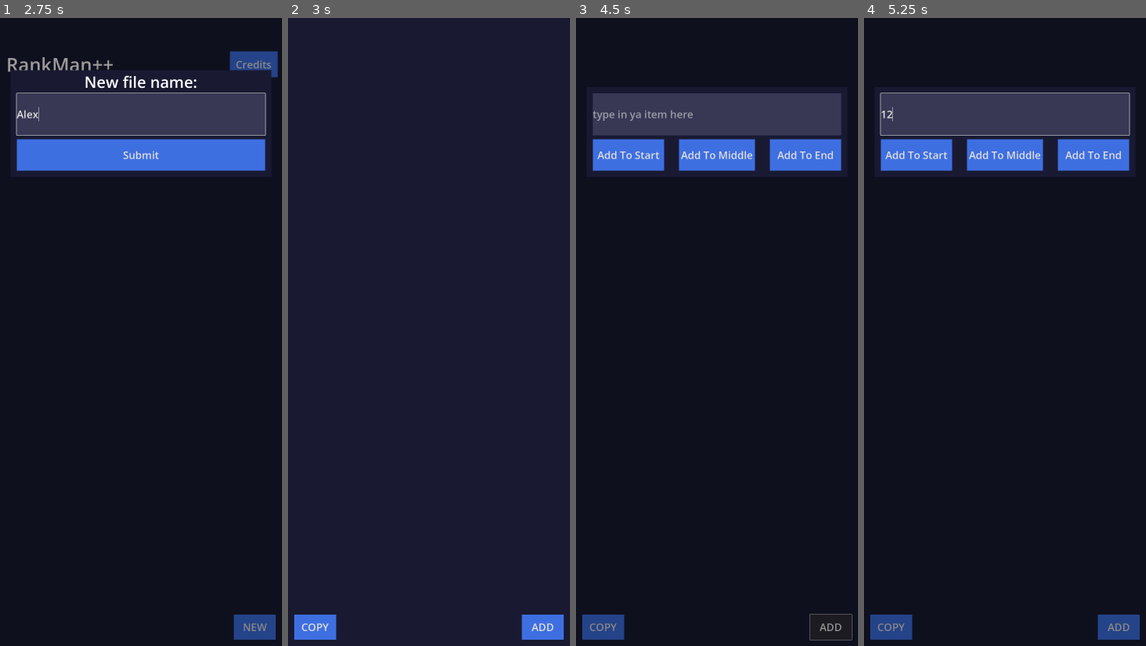
Above: before the commit, frames 1-4 (left to right).
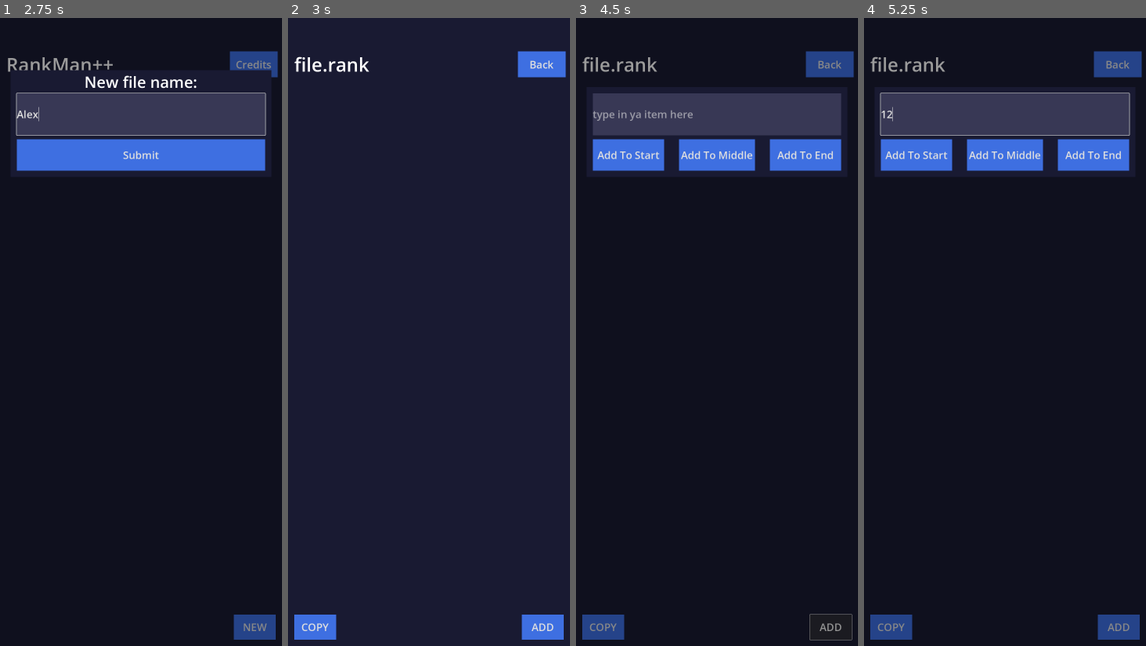
Above: after the commit, the same moments.

Repository: POtOSoftware/rankmanplusplus
Game: Godot game, scene res://Scenes/FilePicker/FilePicker.tscn
Two runs of this game, one before a commit and one after it. Both use one fixed random seed, a clock stepped at 60 frames per second and the inputs below.
Inputs (mouse positions are in pixels of both pictures, inside the frame that each line leads up to):
- Up to frame 1 (2.75 s): click "NEW" at 0.5 s; click (141, 112) at 1.27 s; type "Alex" at 1.35 s; click "NEW" at 2 s
- Up to frame 2 (3 s): click "Submit" at 2.75 s
- Up to frame 3 (4.5 s): click (829, 61) at 3.5 s, where only the run after the commit has a clickable "Back"; click "ADD" at 4.25 s
- Up to frame 4 (5.25 s): click (1005, 112) at 5.02 s; type "12" at 5.1 s

Frame 1 is identical in both runs. In frame 2, 1.0% of the frame differs, in the area x 2-99%, y 5-10%; in frame 3, 1.0%; in frame 4, 1.0%.

Commit message:
add back button

Diff:
--- a/Scenes/ListScene/ListScene.tscn
+++ b/Scenes/ListScene/ListScene.tscn
@@ -13,6 +13,31 @@
 grow_vertical = 2
 theme = ExtResource("1_m5n2d")
 script = ExtResource("1_e60dm")
+
+[node name="WorkingFIleName" type="Label" parent="."]
+layout_mode = 1
+anchors_preset = 10
+anchor_right = 1.0
+offset_left = 24.0
+offset_top = 128.0
+offset_right = -200.0
+offset_bottom = 227.0
+grow_horizontal = 2
+theme_override_font_sizes/font_size = 72
+text = "file.rank"
+vertical_alignment = 1
+
+[node name="BackButton" type="Button" parent="."]
+layout_mode = 1
+anchors_preset = 1
+anchor_left = 1.0
+anchor_right = 1.0
+offset_left = -200.0
+offset_top = 128.0
+offset_right = -17.0
+offset_bottom = 227.0
+grow_horizontal = 0
+text = "Back"
 
 [node name="ScrollContainer" type="ScrollContainer" parent="."]
 clip_contents = false
@@ -99,6 +124,7 @@
 grow_vertical = 0
 text = "COPY"
 
+[connection signal="pressed" from="BackButton" to="." method="_on_back_button_pressed"]
 [connection signal="reordered" from="ScrollContainer/VBoxContainer" to="." method="_on_v_box_container_reordered"]
 [connection signal="sort_children" from="ScrollContainer/VBoxContainer" to="ScrollContainer/VBoxContainer" method="_on_sort_children"]
 [connection signal="pressed" from="TestLists/Test1" to="." method="_on_test_1_pressed"]
--- a/Scenes/ListScene/list_scene.gd
+++ b/Scenes/ListScene/list_scene.gd
@@ -16,6 +16,14 @@
 func _exit_tree() -> void:
 	AppManager.list_container = null
 
+func _notification(what: int) -> void:
+	if what == NOTIFICATION_WM_GO_BACK_REQUEST:
+		back_to_file_picker()
+
+func back_to_file_picker() -> void:
+	AppManager.save_main_list_to_file(AppManager.working_file_name)
+	get_tree().change_scene_to_file("res://Scenes/FilePicker/FilePicker.tscn")
+
 func refresh_display(_input_list: Array = AppManager.main_list) -> void:
 	print("REFRESHING LIST WITH LIST " + str(_input_list))
 	get_tree().call_group("list_item", "queue_free")
@@ -25,6 +33,7 @@
 		var list_index = _input_list.find(item, 0) + 1
 		AppManager.create_list_item(item, list_index)
 
+	AppManager.save_main_list_to_file(AppManager.working_file_name)
 	print("REFRESH COMPLETE")
 
 func _on_test_2_pressed() -> void:
@@ -69,3 +78,6 @@
 
 	print(_copy_string)
 	DisplayServer.clipboard_set(_copy_string)
+
+func _on_back_button_pressed() -> void:
+	back_to_file_picker()
